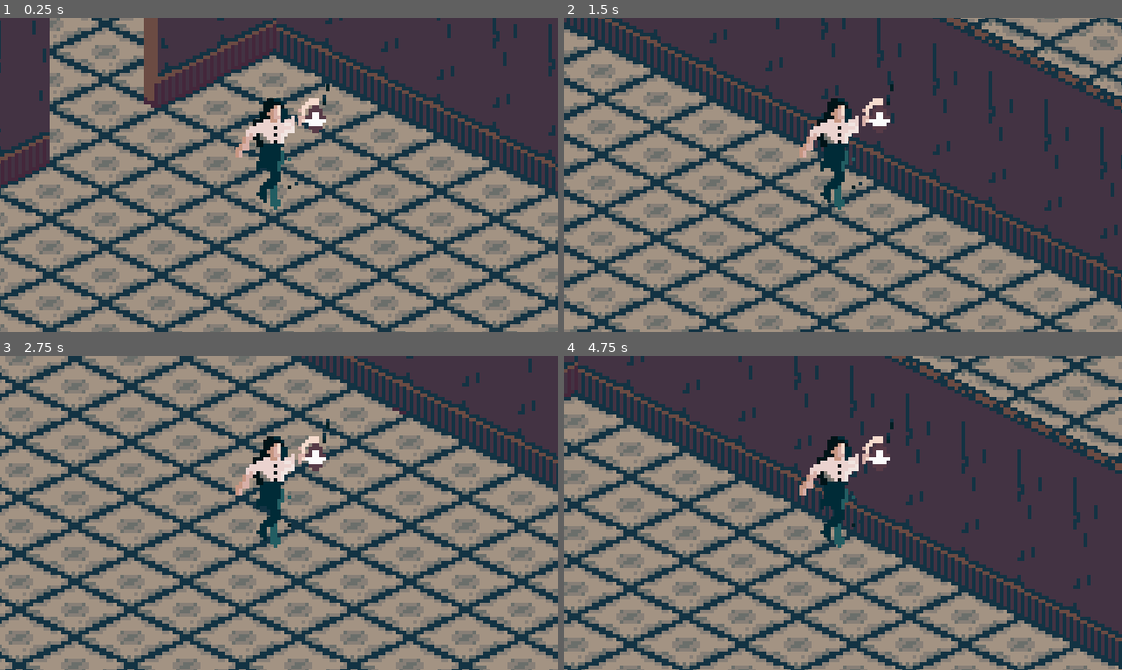
Above: before the commit, frames 1-4 (two rows, left to right).
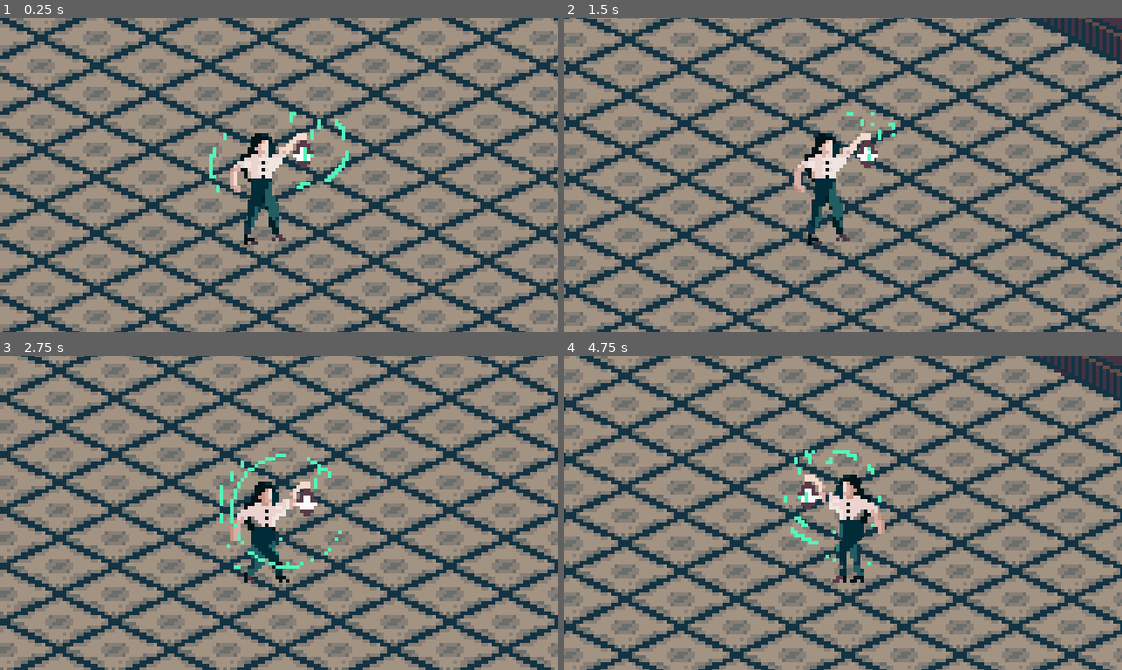
Above: after the commit, the same moments.

Repository: saya9729/Legacy
Game: Godot game, scene res://map.tscn
Two runs of this game, one before a commit and one after it. Both use one fixed random seed, a clock stepped at 60 frames per second and the inputs below.
Inputs:
- Up to frame 1 (0.25 s): no input
- Up to frame 2 (1.5 s): hold Right (ui_right) 0.53-1.28 s; hold Shift (ui_sprint, bound only after the commit) 0.53-1.28 s; hold Down (ui_down) from 1.28 s (still down); tap Shift (ui_sprint, bound only after the commit) at 1.35 s
- Up to frame 3 (2.75 s): release Down (ui_down) at 2.03 s; hold Right (ui_right) from 2.03 s (still down); hold Shift (ui_sprint, bound only after the commit) from 2.03 s (still down)
- Up to frame 4 (4.75 s): release Right (ui_right) at 2.78 s; release Shift (ui_sprint, bound only after the commit) at 2.78 s; hold Up (ui_up) 2.78-3.53 s; tap Shift (ui_sprint, bound only after the commit) at 2.85, 4.35 s; hold Shift (ui_sprint, bound only after the commit) 3.53-4.28 s; hold Left (ui_left) from 3.53 s (still down)

The runs differ from the first frame. In frame 1, 84% of the frame differs, in the area x 0-100%, y 0-100%; in frame 2, 87%; in frame 3, 74%; in frame 4, 90%.

Commit message:
Update sprite for main character
-the moving code for main character is still simple. Need to upgrade.

Diff:
--- a/main.gd
+++ b/main.gd
@@ -5,25 +5,45 @@
 # var a = 2
 # var b = "text"
 const ACCELERATION = 10
-const MAX_SPEED = 100
+const MAX_SPEED = 50
+const MAX_SPRINT_SPEED = 100
 const FRICTION = 10
 
 var velocity =  Vector2.ZERO
 
-# Called when the node enters the scene tree for the first time.
+# Called when the node enters the scene tree for the first time.func _process(delta):
+
 func _physics_process(delta):
 	var input_vector = Vector2.ZERO
-	input_vector.x = Input.get_action_strength("ui_right") - Input.get_action_strength("ui_left")
+	input_vector.x = 2*(Input.get_action_strength("ui_right") - Input.get_action_strength("ui_left"))
 	input_vector.y = Input.get_action_strength("ui_down") - Input.get_action_strength("ui_up")
 	input_vector = input_vector.normalized()
 
 	if input_vector != Vector2.ZERO:
 		velocity += input_vector * ACCELERATION * delta
 		velocity = velocity.clamped(MAX_SPEED * delta)
+	elif Input.is_action_pressed("ui_sprint"):
+		velocity += input_vector * ACCELERATION * delta
+		velocity = velocity.clamped(MAX_SPRINT_SPEED * delta)
+
 	else:
 		velocity = velocity.move_toward(Vector2.ZERO, FRICTION * delta)
 
 	move_and_collide(velocity)
+
+
+
+	if Input.is_action_just_pressed("ui_left"):
+		$AnimatedSprite.play("walk left")
+	if Input.is_action_just_released("ui_left"):
+		$AnimatedSprite.play("stand left")
+
+	if Input.is_action_just_pressed("ui_right"):
+		$AnimatedSprite.play("walk right")
+	if Input.is_action_just_released("ui_right"):
+		$AnimatedSprite.play("stand right")
+
+
 # Called every frame. 'delta' is the elapsed time since the previous frame.
 #func _process(delta):
 #	pass
--- a/map.tscn
+++ b/map.tscn
@@ -1,9 +1,69 @@
-[gd_scene load_steps=5 format=2]
+[gd_scene load_steps=33 format=2]
 
 [ext_resource path="res://newtrest3.tres" type="TileSet" id=1]
 [ext_resource path="res://newtrest4.tres" type="TileSet" id=2]
 [ext_resource path="res://main.gd" type="Script" id=3]
 [ext_resource path="res://main character6.png" type="Texture" id=4]
+[ext_resource path="res://main character sprites/walk right/main character walk right5.png" type="Texture" id=5]
+[ext_resource path="res://main character sprites/walk right/main character walk right3.png" type="Texture" id=6]
+[ext_resource path="res://main character sprites/stand right/main character stand4.png" type="Texture" id=7]
+[ext_resource path="res://main character sprites/walk right/main character walk right2.png" type="Texture" id=8]
+[ext_resource path="res://main character sprites/walk right/main character walk right4.png" type="Texture" id=9]
+[ext_resource path="res://main character sprites/walk right/main character walk right7.png" type="Texture" id=10]
+[ext_resource path="res://main character sprites/walk right/main character walk right8.png" type="Texture" id=11]
+[ext_resource path="res://main character sprites/stand right/main character stand2.png" type="Texture" id=12]
+[ext_resource path="res://main character sprites/stand right/main character stand5.png" type="Texture" id=13]
+[ext_resource path="res://main character sprites/stand right/main character stand3.png" type="Texture" id=14]
+[ext_resource path="res://main character sprites/walk right/main character walk right9.png" type="Texture" id=15]
+[ext_resource path="res://main character sprites/stand right/main character stand1.png" type="Texture" id=16]
+[ext_resource path="res://main character sprites/walk right/main character walk right6.png" type="Texture" id=17]
+[ext_resource path="res://main character sprites/walk left/main character walk left 5.png" type="Texture" id=18]
+[ext_resource path="res://main character sprites/walk left/main character walk  left 3.png" type="Texture" id=19]
+[ext_resource path="res://main character sprites/stand left/main character walk  left 3.png" type="Texture" id=20]
+[ext_resource path="res://main character sprites/stand left/main character walk  left 4.png" type="Texture" id=21]
+[ext_resource path="res://main character sprites/stand left/main character walk  left 6.png" type="Texture" id=22]
+[ext_resource path="res://main character sprites/stand left/main character walk  left 7.png" type="Texture" id=23]
+[ext_resource path="res://main character sprites/walk left/main character walk left 1.png" type="Texture" id=24]
+[ext_resource path="res://main character sprites/walk left/main character walk left 2.png" type="Texture" id=25]
+[ext_resource path="res://main character sprites/walk left/main character walk left 4.png" type="Texture" id=26]
+[ext_resource path="res://main character sprites/walk left/main character walk left 6.png" type="Texture" id=27]
+[ext_resource path="res://main character sprites/stand left/main character walk  left 5.png" type="Texture" id=28]
+[ext_resource path="res://main character sprites/walk left/main character walk left 7.png" type="Texture" id=29]
+[ext_resource path="res://main character sprites/walk left/main character walk left 8.png" type="Texture" id=30]
+[ext_resource path="res://main character sprites/walk right/main character walk right1.png" type="Texture" id=31]
+
+[sub_resource type="SpriteFrames" id=1]
+animations = [ {
+"frames": [ ExtResource( 24 ), ExtResource( 25 ), ExtResource( 19 ), ExtResource( 26 ), ExtResource( 18 ), ExtResource( 27 ), ExtResource( 29 ), ExtResource( 30 ) ],
+"loop": true,
+"name": "run left",
+"speed": 13.0
+}, {
+"frames": [ ExtResource( 8 ), ExtResource( 6 ), ExtResource( 9 ), ExtResource( 5 ), ExtResource( 17 ), ExtResource( 10 ), ExtResource( 11 ), ExtResource( 15 ) ],
+"loop": true,
+"name": "walk right",
+"speed": 10.0
+}, {
+"frames": [ ExtResource( 20 ), ExtResource( 21 ), ExtResource( 28 ), ExtResource( 22 ), ExtResource( 23 ) ],
+"loop": true,
+"name": "stand left",
+"speed": 10.0
+}, {
+"frames": [ ExtResource( 24 ), ExtResource( 25 ), ExtResource( 19 ), ExtResource( 26 ), ExtResource( 18 ), ExtResource( 27 ), ExtResource( 29 ), ExtResource( 30 ) ],
+"loop": true,
+"name": "walk left",
+"speed": 10.0
+}, {
+"frames": [ ExtResource( 16 ), ExtResource( 12 ), ExtResource( 14 ), ExtResource( 7 ), ExtResource( 13 ) ],
+"loop": true,
+"name": "stand right",
+"speed": 10.0
+}, {
+"frames": [ ExtResource( 31 ), ExtResource( 8 ), ExtResource( 6 ), ExtResource( 9 ), ExtResource( 5 ), ExtResource( 17 ), ExtResource( 10 ), ExtResource( 11 ), ExtResource( 15 ) ],
+"loop": true,
+"name": "run right",
+"speed": 13.0
+} ]
 
 [node name="Node2D" type="Node2D"]
 position = Vector2( 317.231, 139.64 )
@@ -69,15 +129,22 @@
 tile_data = PoolIntArray( -1310685, 3, 0, -1245149, 3, 0, -1179613, 3, 0, -1114077, 3, 0, -1048541, 3, 0, -983005, 3, 0 …(1090 unchanged characters)…
 
 [node name="KinematicBody2D" type="KinematicBody2D" parent="."]
-position = Vector2( -239.281, -84.8303 )
+position = Vector2( -140.859, 15.2244 )
 script = ExtResource( 3 )
 __meta__ = {
 "_edit_group_": true
 }
 
 [node name="Sprite" type="Sprite" parent="KinematicBody2D"]
+visible = false
 position = Vector2( -0.396851, -7.62939e-06 )
 texture = ExtResource( 4 )
+
+[node name="AnimatedSprite" type="AnimatedSprite" parent="KinematicBody2D"]
+frames = SubResource( 1 )
+animation = "stand right"
+frame = 1
+playing = true
 
 [node name="Camera2D" type="Camera2D" parent="KinematicBody2D"]
 position = Vector2( 1, 0 )
--- a/project.godot
+++ b/project.godot
@@ -27,6 +27,14 @@
 window/size/test_height=720
 window/stretch/mode="2d"
 
+[input]
+
+ui_sprint={
+"deadzone": 0.5,
+"events": [ Object(InputEventKey,"resource_local_to_scene":false,"resource_name":"","device":0,"alt":false,"shift":false,"control":false,"meta":false,"command":false,"pressed":false,"scancode":16777237,"unicode":0,"echo":false,"script":null)
+ ]
+}
+
 [rendering]
 
 environment/default_environment="res://default_env.tres"
Binary file added: main character sprites/stand left/main character walk left 3.png
Not shown, added: main character sprites/stand left/main character walk left 3.png.import
Binary file added: main character sprites/stand left/main character walk left 4.png
Not shown, added: main character sprites/stand left/main character walk left 4.png.import
Binary file added: main character sprites/stand left/main character walk left 5.png
Not shown, added: main character sprites/stand left/main character walk left 5.png.import
Binary file added: main character sprites/stand left/main character walk left 6.png
Not shown, added: main character sprites/stand left/main character walk left 6.png.import
Binary file added: main character sprites/stand left/main character walk left 7.png
Not shown, added: main character sprites/stand left/main character walk left 7.png.import
Binary file added: main character sprites/stand right/main character stand1.png
Not shown, added: main character sprites/stand right/main character stand1.png.import
(and 42 more such lines)
